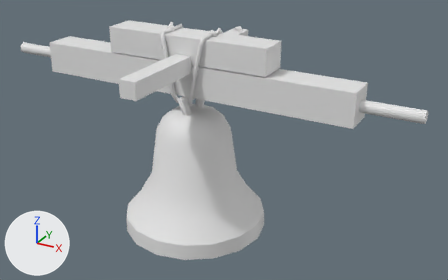
The FBX model 0_Final Exports/Props/Bell/bell_LP.fbx: old version first, new version second.
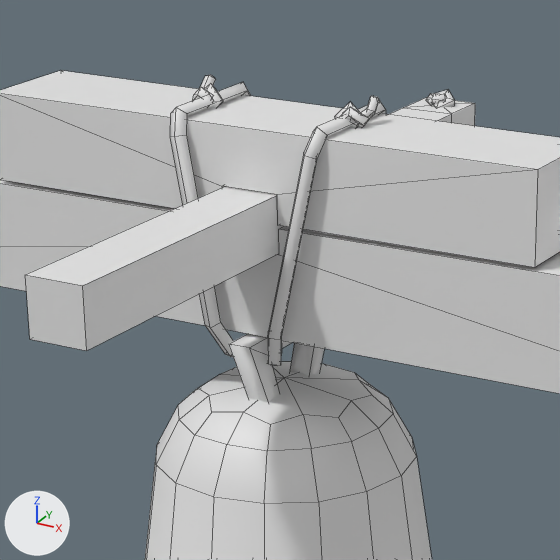
Each version is shown whole from a 50 mm camera at (0.915, -1.474, 4.563) aimed at (0.08, 0.044, 3.804), then close up on the part from 25% to 61% of the width and 0% to 58% of the height. Lighting does not change. The marker at lower left points along +X, +Y and +Z. The close-ups show mesh edges as thin lines. Vertices at the same position are counted once.

The first close-up shows 'main.001'.
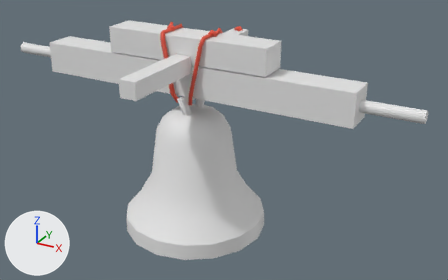
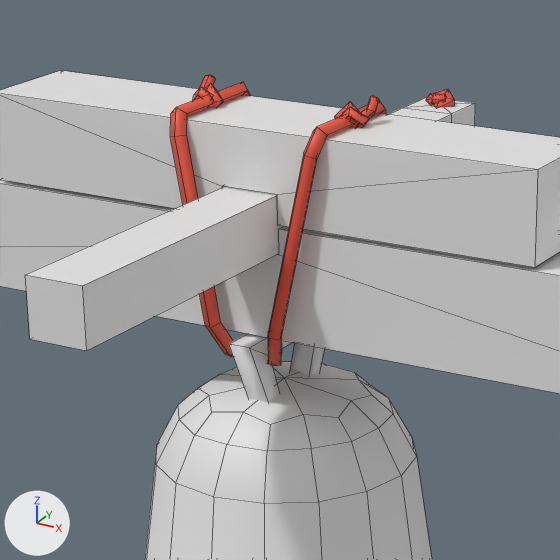
What differs and where, as boxes (x1, y1, x2, y2) in the close-ups (560 x 560 px):
part 1 of me_cylinder_007, recoloured (white to red)
    both: (170, 75, 386, 366)
part 2 of me_cylinder_007, recoloured (white to red)
    both: (426, 90, 455, 108)

What the commit changed:
Material 'wood' (mat_wood) is new.
Its base color is (0.8, 0.8, 0.8) (white #e7e7e7).
Material 'rope' (mat_rope) is new.
Its base color is (0.8, 0.0888, 0.0467) (red #e7543d).
Material 'bell' (mat_bell) is new.
Its base color is (0.8, 0.8, 0.8) (white #e7e7e7).
me_cylinder_007 has 622 vertices, 593 faces and spans x -0.667..0.667, y -0.308..0.308, z -0.639..0.061.
me_cylinder_007 is used by ob_main_001; location (0.0, 0.0, 4.0942).
me_cylinder_007 part 1: 192 of the faces centred in x -0.082..0.082, y -0.063..0.063, z -0.165..0.06 switch from no material to mat_rope (red #e7543d).
me_cylinder_007 part 2: 40 of the faces centred in x -0.008..0.008, y 0.278..0.294, z -0.015..-0.002 switch from no material to mat_rope (red #e7543d).
me_cylinder_007 now uses material mat_bell (white #e7e7e7).
me_cylinder_007 now uses material mat_wood (white #e7e7e7).
